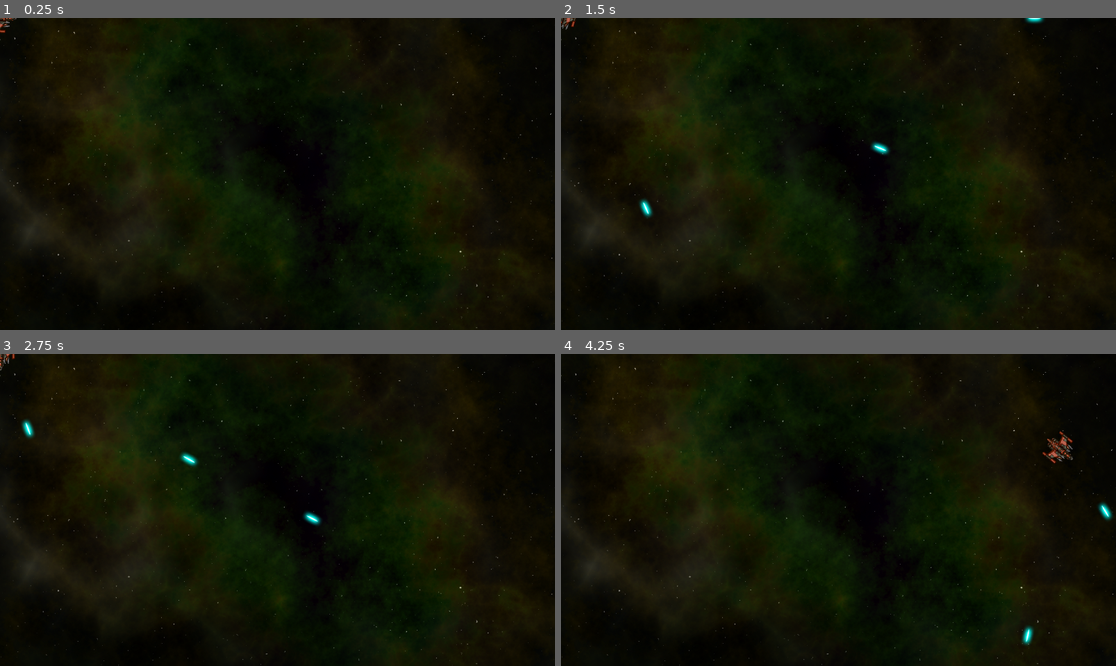
Above: before the commit, frames 1-4 (two rows, left to right).
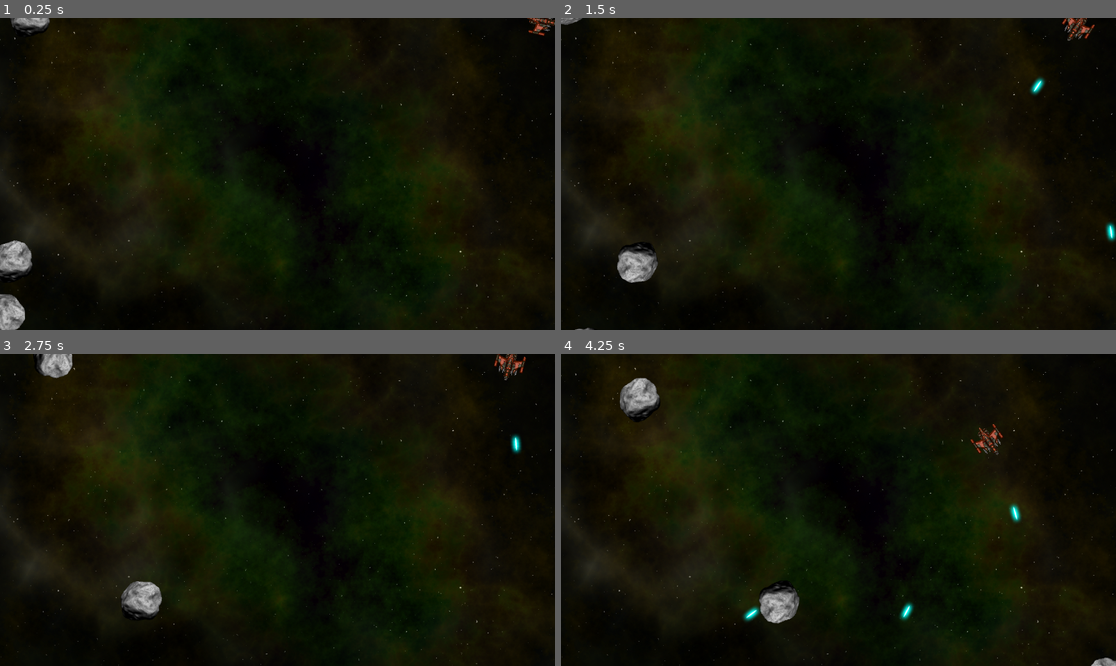
Above: after the commit, the same moments.

Repository: redfern08/GameDevLearning
Game: Godot game, scene res://main.tscn
Two runs of this game, one before a commit and one after it. Both use one fixed random seed, a clock stepped at 60 frames per second and the inputs below. The project has no main scene, so this scene is started directly.
Inputs:
- Up to frame 1 (0.25 s): no input
- Up to frame 2 (1.5 s): hold D (rotate_right) 0.53-1.28 s; hold Space (shoot) 0.53-1.28 s; hold A (rotate_left) from 1.28 s (still down); tap Space (shoot) at 1.35 s
- Up to frame 3 (2.75 s): release A (rotate_left) at 2.03 s; hold D (rotate_right) from 2.03 s (still down); hold Space (shoot) from 2.03 s (still down)
- Up to frame 4 (4.25 s): release D (rotate_right) at 2.78 s; release Space (shoot) at 2.78 s; hold W (thrust) 2.78-3.53 s; tap Space (shoot) at 2.85 s; hold A (rotate_left) from 3.53 s (still down); hold Space (shoot) from 3.53 s (still down)

The runs differ from the first frame. In frame 1, 1.5% of the frame differs, in the area x 0-100%, y 0-100%; in frame 2, 1.4%; in frame 3, 1.8%; in frame 4, 2.5%, in the area x 10-100%, y 7-100%.

Commit message:
created rock spawn path

Diff:
--- /dev/null
+++ b/Space Rocks/main.gd
@@ -0,0 +1,21 @@
+extends Node
+
+@export var rock_scene : PackedScene
+
+var screensize = Vector2.ZERO
+
+func _ready():
+	screensize = get_viewport().get_visible_rect().size
+	for i in 3:
+		spawn_rock(3)
+
+func spawn_rock(size, pos=null, vel=null):
+	if pos == null:
+		$RockPath/RockSpawn.progress = randi()
+		pos = $RockPath/RockSpawn.position
+	if vel == null:
+		vel = Vector2.RIGHT.rotated(randf_range(0, TAU)) * randf_range(50, 125)
+	var r = rock_scene.instantiate()
+	r.screensize = screensize
+	r.start(pos, vel, size)
+	call_deferred("add_child", r)
--- a/Space Rocks/main.tscn
+++ b/Space Rocks/main.tscn
@@ -1,12 +1,27 @@
-[gd_scene load_steps=3 format=3 uid="uid://bqxvi48vpubnj"]
+[gd_scene load_steps=6 format=3 uid="uid://bqxvi48vpubnj"]
 
+[ext_resource type="Script" path="res://main.gd" id="1_8ttqk"]
 [ext_resource type="Texture2D" uid="uid://biw12o5p8setw" path="res://space_rocks_assets/assets/space_background.png" id="1_lc8ro"]
+[ext_resource type="PackedScene" uid="uid://di4uar4vbvbkh" path="res://rock.tscn" id="2_gssy0"]
 [ext_resource type="PackedScene" uid="uid://cqcm53jq1nqch" path="res://player.tscn" id="2_h4oy1"]
 
+[sub_resource type="Curve2D" id="Curve2D_stvsd"]
+_data = {
+"points": PackedVector2Array(0, 0, 0, 0, 0, 0, 0, 0, 0, 0, 1152, 0, 0, 0, 0, 0, 1152, 648, 0, 0, 0, 0, 0, 648, 0, 0, 0, 0, 0, 0)
+}
+point_count = 5
+
 [node name="Main" type="Node"]
+script = ExtResource("1_8ttqk")
+rock_scene = ExtResource("2_gssy0")
 
 [node name="Background" type="Sprite2D" parent="."]
 position = Vector2(546, 314)
 texture = ExtResource("1_lc8ro")
 
 [node name="Player" parent="." instance=ExtResource("2_h4oy1")]
+
+[node name="RockPath" type="Path2D" parent="."]
+curve = SubResource("Curve2D_stvsd")
+
+[node name="RockSpawn" type="PathFollow2D" parent="RockPath"]
--- a/Space Rocks/rock.gd
+++ b/Space Rocks/rock.gd
@@ -4,3 +4,21 @@
 var size
 var radius
 var scale_factor = 0.2
+
+func start(_position, _velocity, _size):
+	position = _position
+	size = _size
+	mass = 1.5 * size
+	$Sprite2D.scale = Vector2.ONE * scale_factor * size
+	radius = int($Sprite2D.texture.get_size().x / 2 * $Sprite2D.scale.x)
+	var shape = CircleShape2D.new()
+	shape.radius = radius
+	$CollisionShape2D.shape = shape
+	linear_velocity = _velocity
+	angular_velocity = randf_range(-PI, PI)
+
+func _integrate_forces(physics_state):
+	var xform = physics_state.transform
+	xform.origin.x = wrapf(xform.origin.x, 0 - radius, screensize.x + radius)
+	xform.origin.y = wrapf(xform.origin.y, 0 - radius, screensize.y + radius)
+	physics_state.transform = xform
